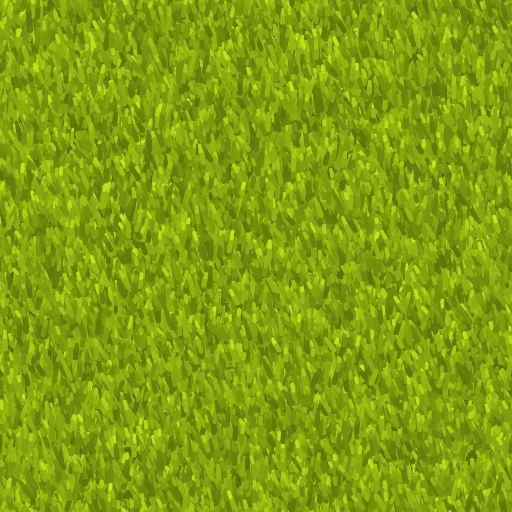
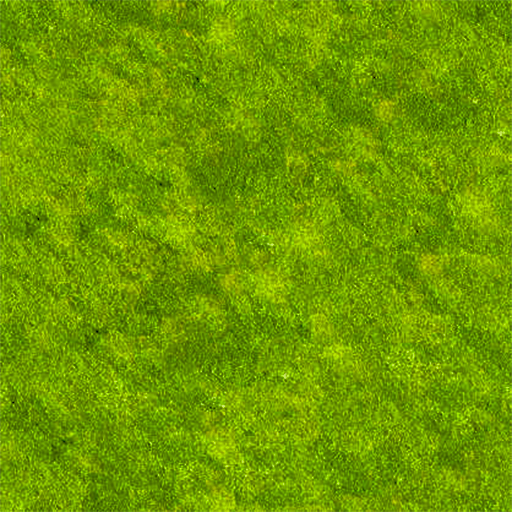
Revision of a layered 512 × 512 image; what changed, layer by layer:
painted on "Warstwa 1" over bbox(0, 0, 512, 512)
painted on "Tło" over bbox(0, 0, 512, 512)
